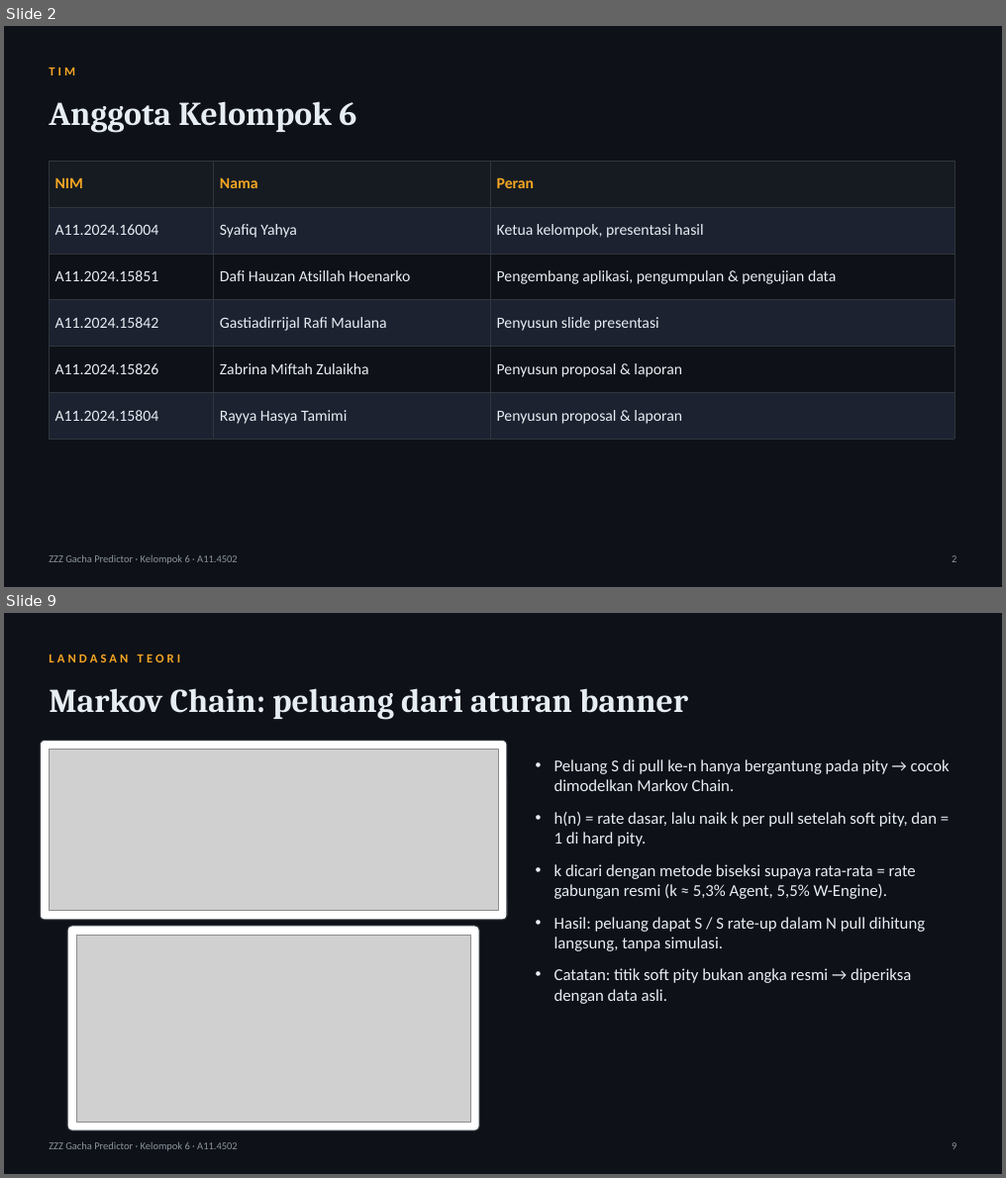
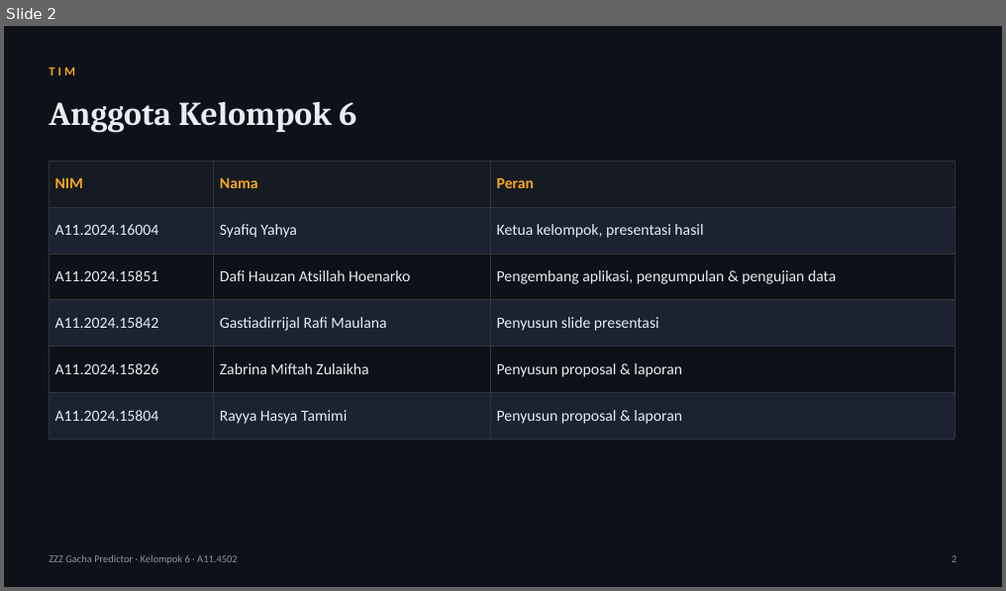
Before and after one commit to tehgeii/project-data-mining, a slide deck: docs/tugas/UTS_Slide_Kelompok6_A11.4502.pptx. Shown one above the other, each under a label of ours: slides 2 and 9 before the commit, slide 2 after it; the slides between them are not shown. The pictures are 1006x1178 and 1006x591 pixels, drawn with LibreOffice and Linux fonts; fonts in the diff are those of the drawing; grey boxes stand for pictures. Boxes give left, top, right and bottom in pixels: in the first picture for what was removed or moved away, otherwise in the second. Text is boxed around its words. In the diff, an @@ line names an element or a change of style, - is before the commit and + after.

Commit message:
Ringkas slide UTS jadi 11 slide sesuai proposal kelompok dan batas video 5-10 menit
Judul, rumusan masalah, penelitian terdahulu, kebaruan, data, metode, dan hasil
yang diharapkan di slide UTS kini mengikuti proposal UTS yang dikumpulkan
kelompok. Naskah pembicara sekitar 9,5 menit sesuai panduan UTS dari dosen.
Panduan pengumpulan ikut diperbarui: ketentuan proposal .docx, slide .pptx,
video 5-10 menit, dan PDF proposal maksimal 5 MB untuk Kulino.

```diff
--- a/docs/tugas/UTS_Slide_Kelompok6_A11.4502.pptx
+++ b/docs/tugas/UTS_Slide_Kelompok6_A11.4502.pptx
@@ slide 9 removed at <box>4,613,1002,1174</box>, background #0E1117 @@
@@ text removed at <box>49,654,181,663</box> @@
-LANDASAN TEORI
@@ text removed at <box>49,688,688,720</box> @@
-Markov Chain: peluang dari aturan banner
@@ rounded rectangle removed at <box>40,741,507,920</box> @@
@@ picture removed at <box>49,750,498,911</box> @@
@@ text removed at <box>554,760,949,1004</box> @@
-• Peluang S di pull ke-n hanya bergantung pada pity → cocok dimodelkan Markov Chain.
-• h(n) = rate dasar, lalu naik k per pull setelah soft pity, dan = 1 di hard pity.
-• k dicari dengan metode biseksi supaya rata-rata = rate gabungan resmi (k ≈ 5,3% Agent, 5,5% W-Engine).
-• Hasil: peluang dapat S / S rate-up dalam N pull dihitung langsung, tanpa simulasi.
-• Catatan: titik soft pity bukan angka resmi → diperiksa dengan data asli.
@@ rounded rectangle removed at <box>67,926,479,1131</box> @@
@@ picture removed at <box>76,935,470,1122</box> @@
@@ text removed at <box>49,1143,238,1152</box> @@
-ZZZ Gacha Predictor · Kelompok 6 · A11.4502
@@ text removed at <box>951,1143,956,1150</box> @@
-9
```
Also in this commit, not shown: 3 slides changed, 6 slides added, 13 other slides removed, 2 other files.
